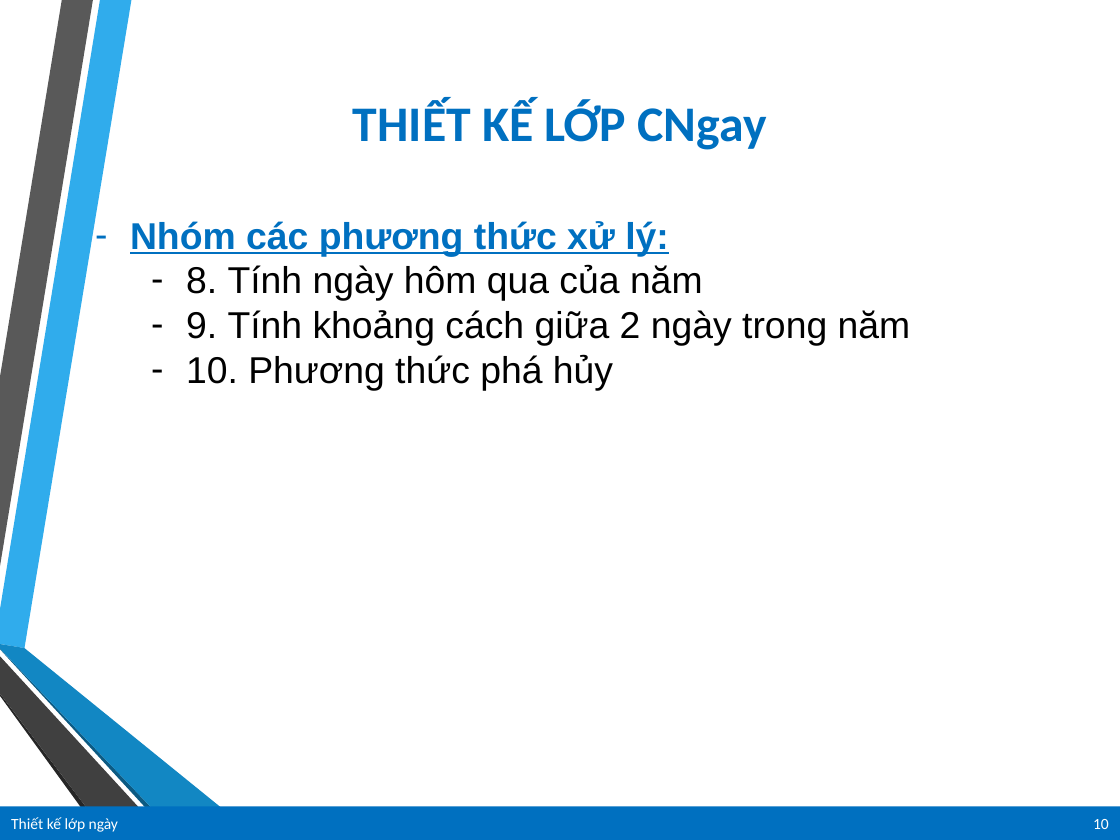
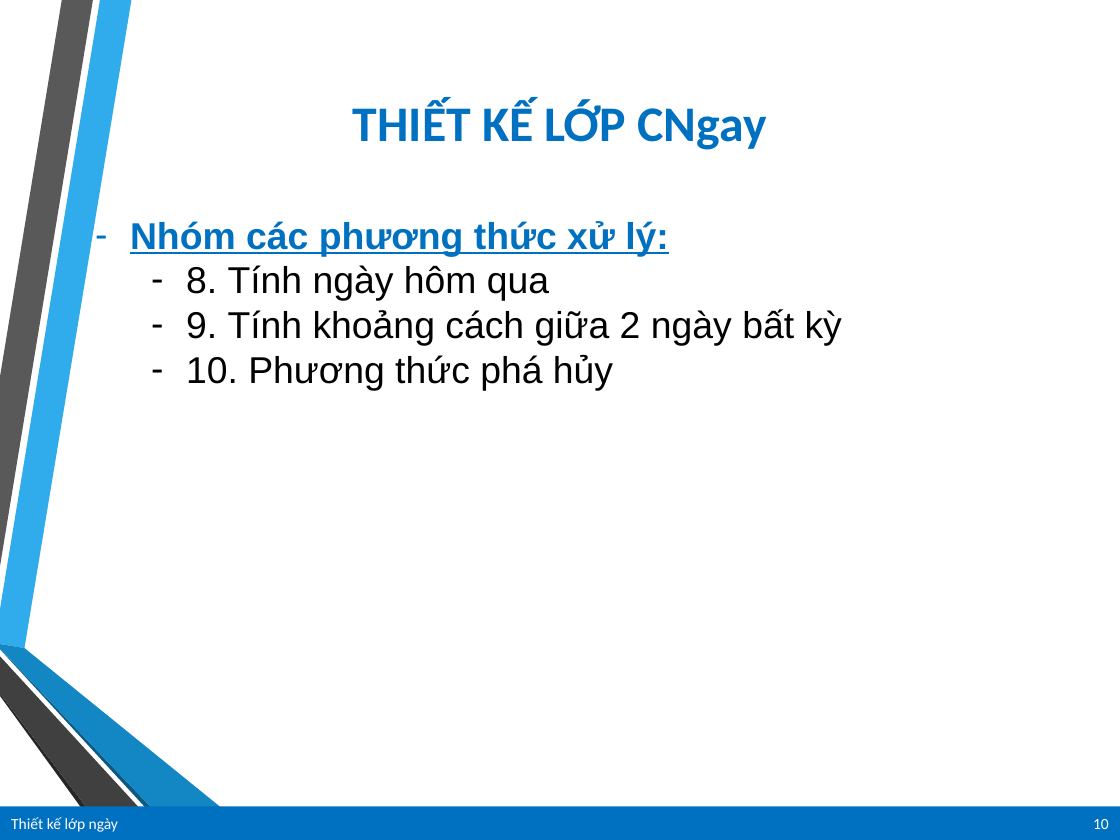
Before and after one commit to vanlinh1602/OOP_MrKhang, a slide deck: slide 10 of ThietKeLop/Bai06/Bai6.pptx. Drawn at 1120x840 pixels with LibreOffice and Linux fonts; fonts in the diff are those of the drawing; background and template pictures are left out. Boxes give left, top, right and bottom in pixels: in the first picture for what was removed or moved away, otherwise in the second. Text is boxed around its words. In the diff, an @@ line names an element or a change of style, - is before the commit and + after.

```diff
--- a/ThietKeLop/Bai06/Bai6.pptx
+++ b/ThietKeLop/Bai06/Bai6.pptx
@@ text at <box>186,265,842,346</box>: text changed @@
-  – 8. Tính ngày hôm qua của năm
-  – 9. Tính khoảng cách giữa 2 ngày trong năm
+  – 8. Tính ngày hôm qua
+  – 9. Tính khoảng cách giữa 2 ngày bất kỳ
```
Also in this commit, not shown: 7 other slides changed, 1 slide removed, 2 other files.
